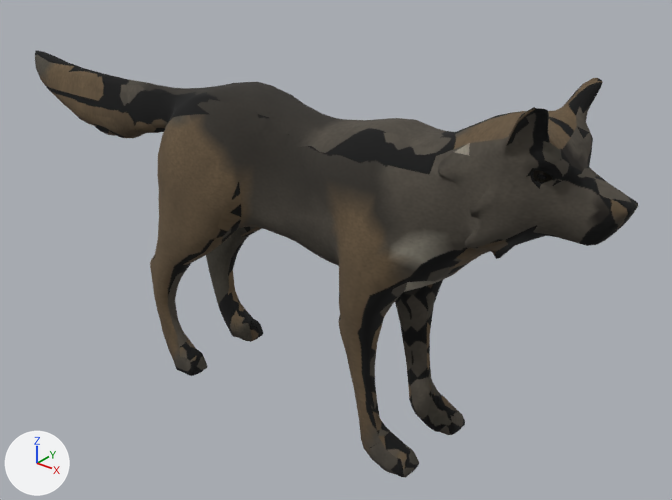
What one commit did to the glTF model public/assets/wildlife/eastern-wolf.glb.
Rendered twice from a 50 mm lens placed at (1.6, -1.8, 1.63), pointed at (0.11, 0.07, 0.47). The lights are fixed; the arrows at lower left show +X, +Y and +Z. The older version comes first. Vertices at exactly the same position are counted once.

Names of what the first picture shows: 'Wolf'.
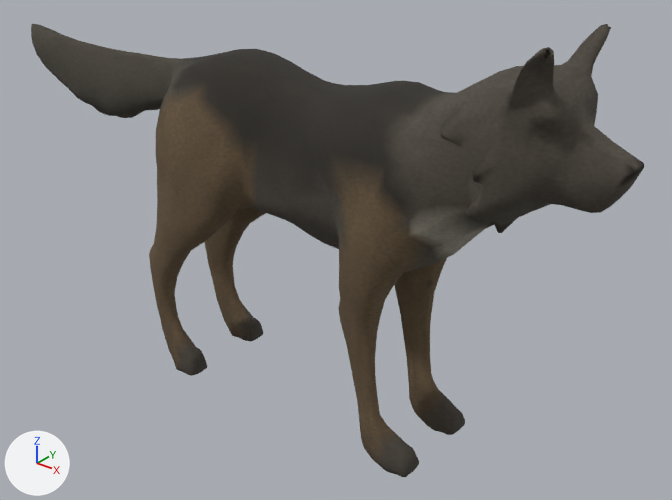
The change in detail:
me_wolf is used by ob_wolf; location (0.0, 0.0, 0.004); rotation (-1.571, 0.0, 1.571), in degrees (-90, 0, 90); scale (38.0, 40.7, 38.0).
me_wolf had 2079 vertices, 4100 faces and spanned x -0.0052..0.0053, y -0.0263..0.0001, z -0.0255..0.0297.
me_wolf now has 2052 vertices, 4100 faces and spans x -0.0052..0.0053, y -0.0266..0.0001, z -0.0255..0.0297.
me_wolf part 1: 275 vertices moved from x -0.0049..0.005, y -0.0263..-0.0025, z -0.0212..0.0126 to x -0.005..0.0053, y -0.0265..-0.0028, z -0.0212..0.0126; 179 vertices removed from x -0.0043..0.005, y -0.0263..-0.0006, z -0.0215..0.0127; 165 vertices added at x -0.0043..0.0049, y -0.0266..-0.0006, z -0.0214..0.0127.
me_wolf part 2: 2 vertices removed from x -0.0001..0.0, y -0.0208, z 0.0233..0.0241; 1 vertex added at x 0.0, y -0.0209, z 0.0235.
me_wolf part 3: 3300 kept faces spanning x -0.0052..0.0053, y -0.0265..0.0001, z -0.0255..0.0297 get new texture (UV) coordinates.
Other edits to the shape of me_wolf do not show in these pictures.
Object 'Wolf' (ob_wolf) moves from (0.0, 0.0, 0.004) to (0.0, 0.0, 0.005).
Object 'Wolf' (ob_wolf) is rescaled from (38.0, 40.7, 38.0) to (38.0, 44.8, 38.0).

Pixel boxes [x1, y1, x2, y2] of what changed, in the pictures (672 x 500 px; the box of a moved part takes in the faces that stretch with it):
'Wolf', reshaped, moved, rescaled (6% taller)
    before: [35, 50, 638, 477]
    after: [31, 24, 644, 477]
part 1 of me_wolf, moved or reshaped
    before: [150, 78, 603, 449]
    after: [149, 24, 611, 447]
part 2 of me_wolf, moved or reshaped
    before: [66, 63, 92, 72]
    after: [63, 36, 90, 45]
part 3 of me_wolf, surface changed
    before: [35, 50, 638, 477]
    after: [31, 24, 644, 477]
